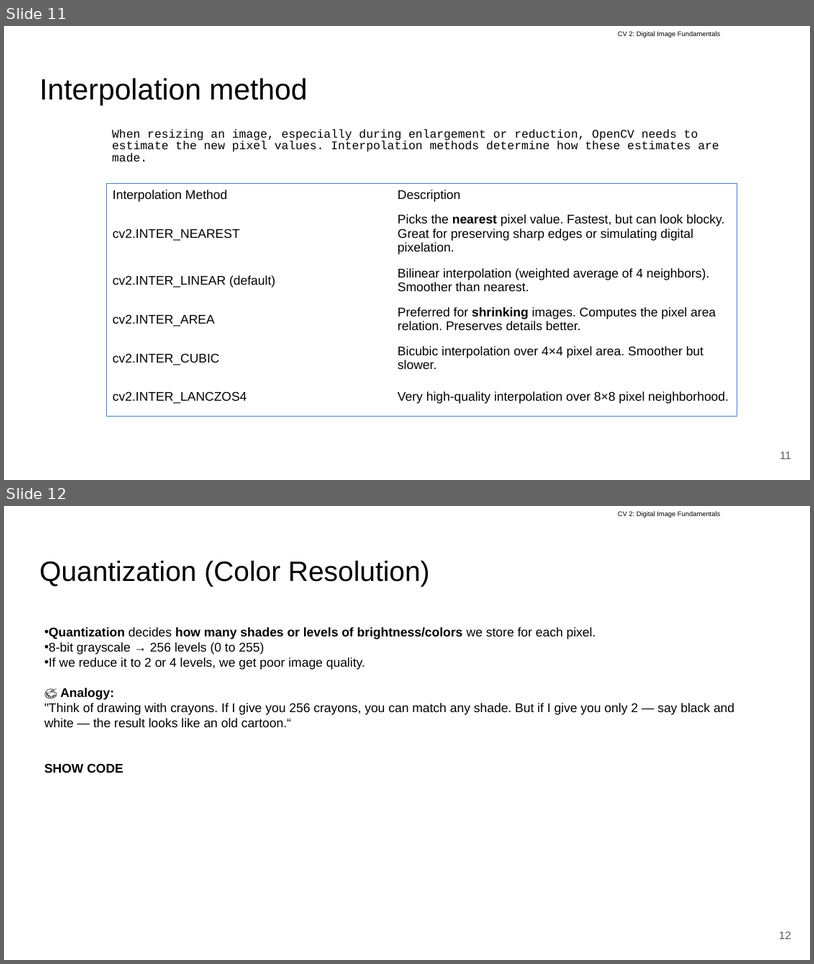
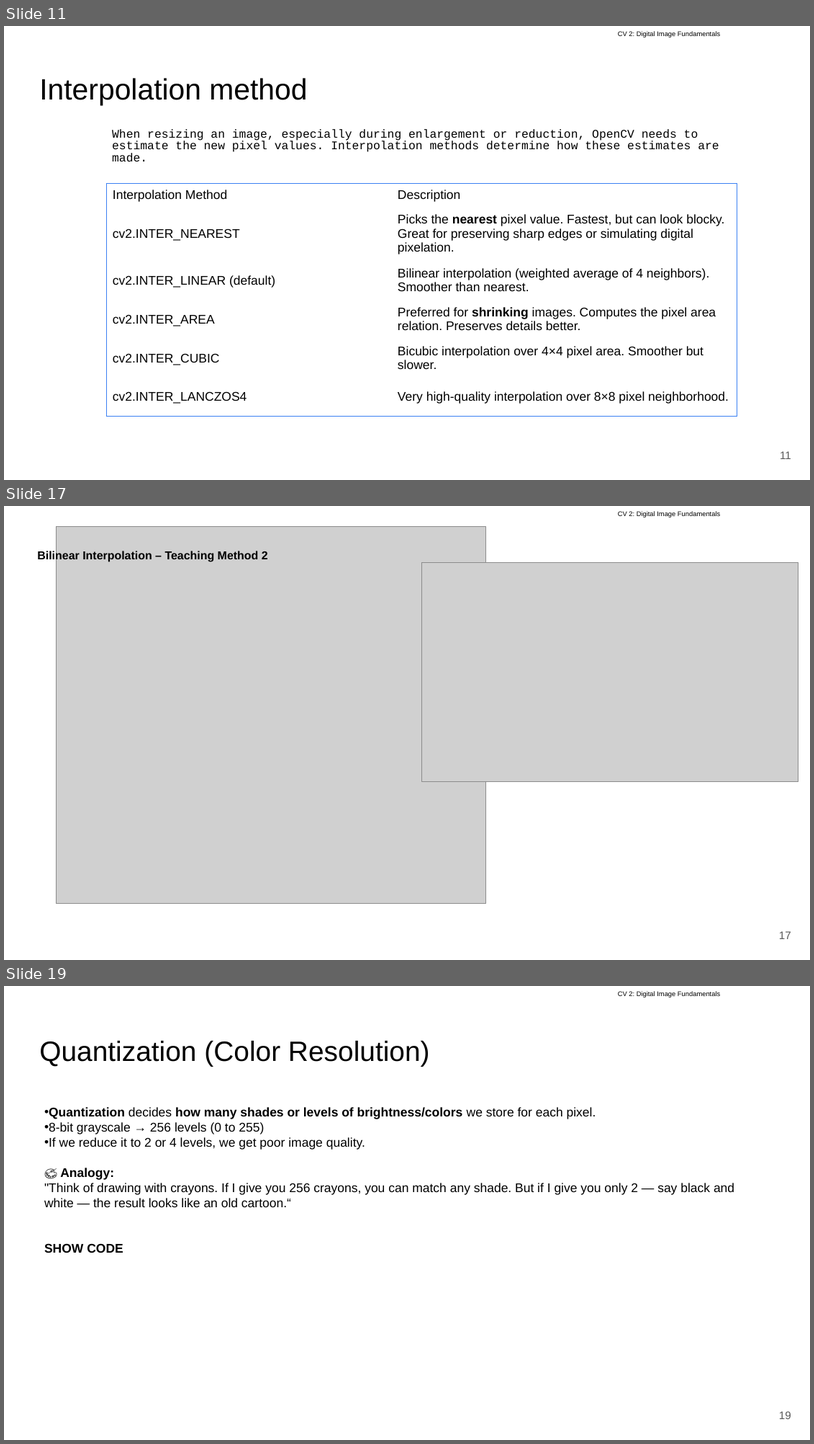
Before and after one commit to RevathiPerumalbits/bitsCV, a slide deck: ComputerVision/Class 02 Image digitization/CV #2 Digital Image, Fundamentals - Aakash.pptx. Shown one above the other, each under a label of ours: slides 11 and 12 before the commit, slides 11, 17 and 19 after it; the slides between them are not shown. The pictures are 814x964 and 814x1444 pixels, drawn with LibreOffice and Linux fonts; fonts in the diff are those of the drawing; grey boxes stand for pictures. Boxes give left, top, right and bottom in pixels: in the first picture for what was removed or moved away, otherwise in the second. Text is boxed around its words. In the diff, an @@ line names an element or a change of style, - is before the commit and + after.

Commit message:
interpolation content added

```diff
--- a/ComputerVision/Class 02 Image digitization/CV #2 Digital Image, Fundamentals - Aakash.pptx
+++ b/ComputerVision/Class 02 Image digitization/CV #2 Digital Image, Fundamentals - Aakash.pptx
@@ slide 17 added at [4,506,810,960], background #FFFFFF; not listed: 1 template element that a slide beside it also shows @@
@@ picture added at [56,527,486,903] @@
@@ text added at [37,550,268,562], 13.7 pt, text #000000, bold @@
+Bilinear Interpolation – Teaching Method 2
@@ picture added at [422,562,799,780] @@
@@ page number added at [779,931,792,939], 13 pt, text #595959 @@
+17
@@ what was slide 12 is now slide 19 @@
@@ page number at [779,1411,792,1419]: text changed @@
-12
+19
```
Also in this commit, not shown: 1 slide changed, 6 other slides added, 2 slides removed.
